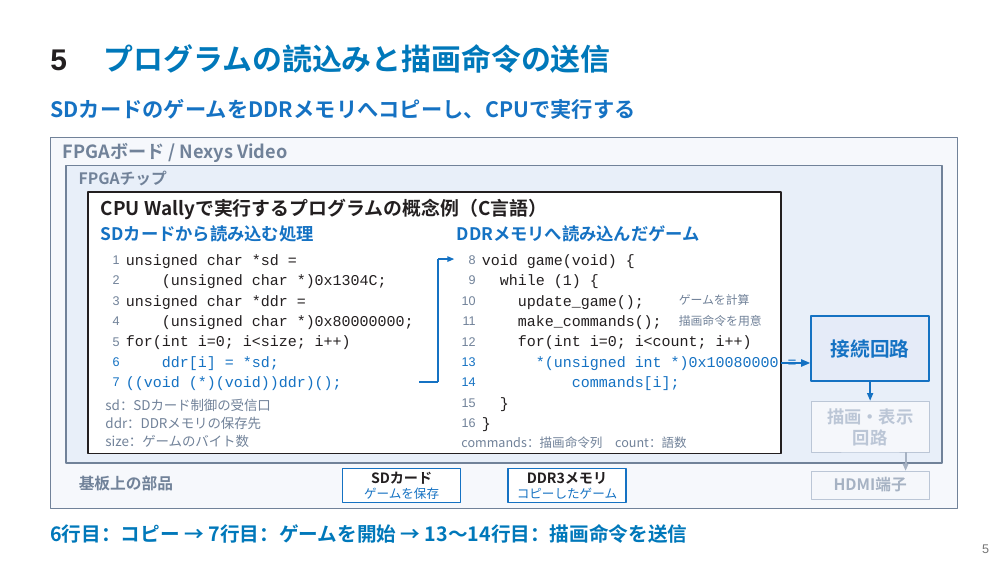
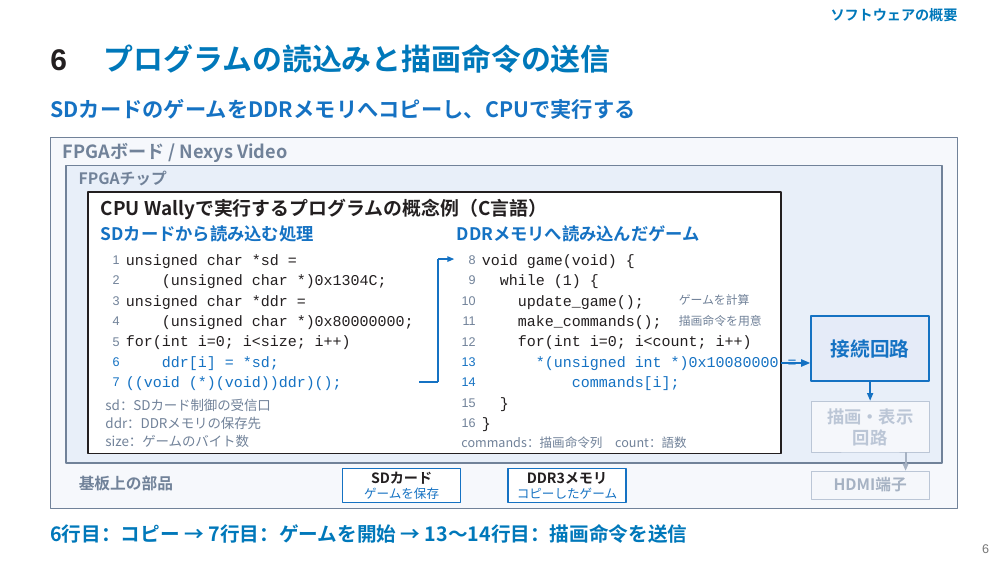
Before and after one commit to SoshiroFujimori/wally-game-console-research, a slide deck: slide 6 of docs/presentation/中間発表_主要事項.pptx (slide 5 before the commit). Drawn at 1008x567 pixels with LibreOffice and Linux fonts; fonts in the diff are those of the drawing. Boxes give left, top, right and bottom in pixels: in the first picture for what was removed or moved away, otherwise in the second. Text is boxed around its words. In the diff, an @@ line names an element or a change of style, - is before the commit and + after.

```diff
--- a/docs/presentation/中間発表_主要事項.pptx
+++ b/docs/presentation/中間発表_主要事項.pptx
@@ text added at (x1=831, y1=8, x2=958, y2=22), 13.5 pt, text #0078BA, bold @@
+ソフトウェアの概要
@@ text at (x1=50, y1=49, x2=67, y2=71): text changed @@
-5
+6
```
Also in this commit, not shown: 23 other slides changed, 2 slides added, 3 slides removed, 40 other files.
